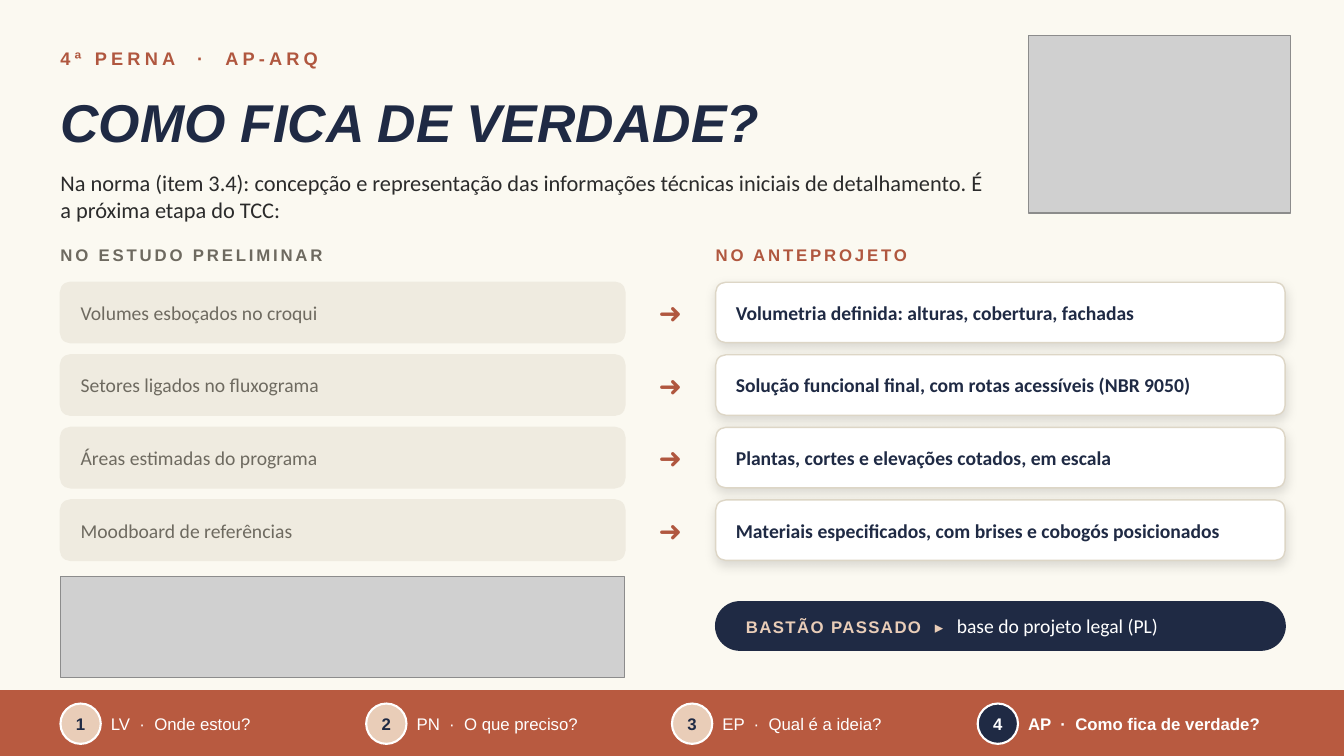
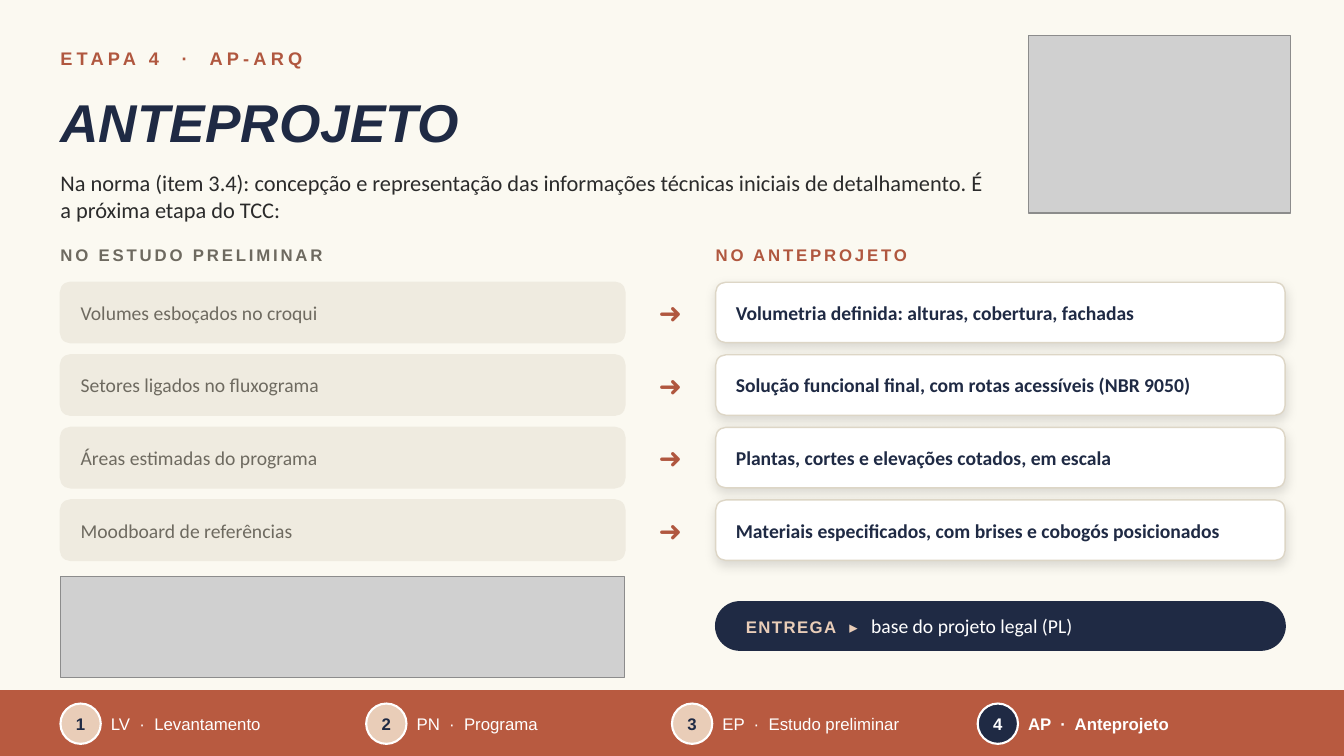
Before and after one commit to arqlais/slide, a slide deck: slide 10 of Claudio_Castro_de_Oliveira_Junior.pptx. Drawn at 1344x756 pixels with LibreOffice and Linux fonts; fonts in the diff are those of the drawing; grey boxes stand for pictures. Boxes give left, top, right and bottom in pixels: in the first picture for what was removed or moved away, otherwise in the second. Text is boxed around its words. In the diff, an @@ line names an element or a change of style, - is before the commit and + after.

```diff
--- a/Claudio_Castro_de_Oliveira_Junior.pptx
+++ b/Claudio_Castro_de_Oliveira_Junior.pptx
@@ text at (149, 52, 303, 69): text changed @@
-4ª PERNA · AP-ARQ
+ETAPA 4 · AP-ARQ
@@ text at (60, 105, 458, 143): text changed @@
-COMO FICA DE VERDADE?
+ANTEPROJETO
@@ text at (746, 619, 1072, 637): text changed @@
-BASTÃO PASSADO ▸ base do projeto legal (PL)
+ENTREGA ▸ base do projeto legal (PL)
@@ text at (111, 718, 260, 730): text changed @@
-LV · Onde estou?
+LV · Levantamento
@@ text at (417, 718, 538, 734): text changed @@
-PN · O que preciso?
+PN · Programa
@@ text at (722, 718, 899, 734): text changed @@
-EP · Qual é a ideia?
+EP · Estudo preliminar
@@ text at (1028, 718, 1169, 734): text changed @@
-AP · Como fica de verdade?
+AP · Anteprojeto
```
Also in this commit, not shown: 9 other slides changed, 3 other files.
